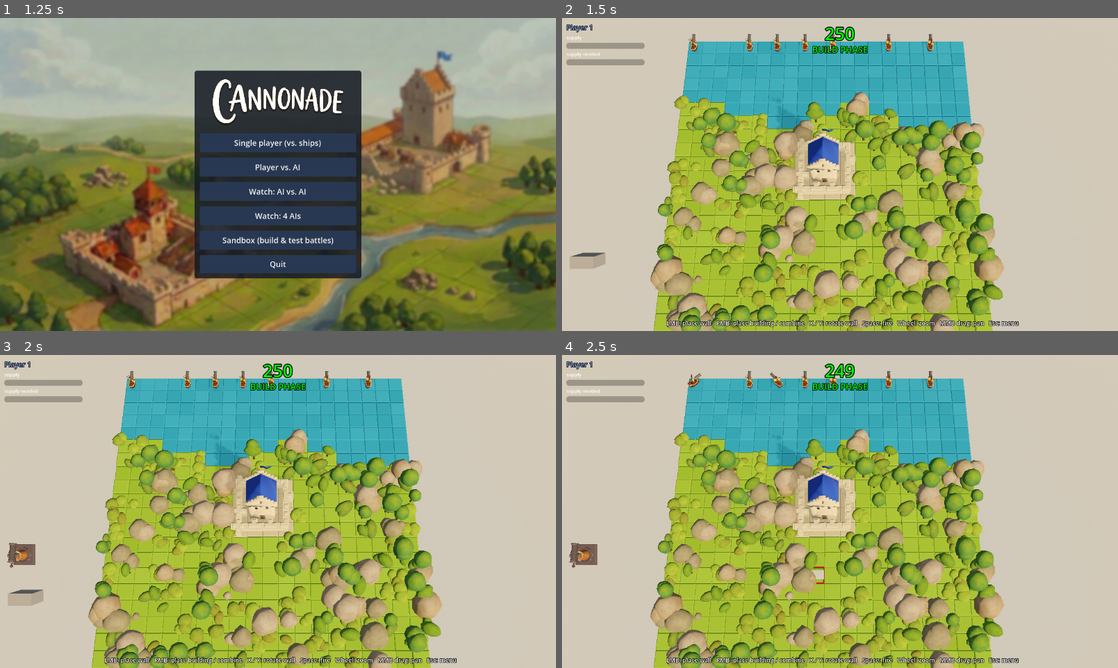
Above: before the commit, frames 1-4 (two rows, left to right).
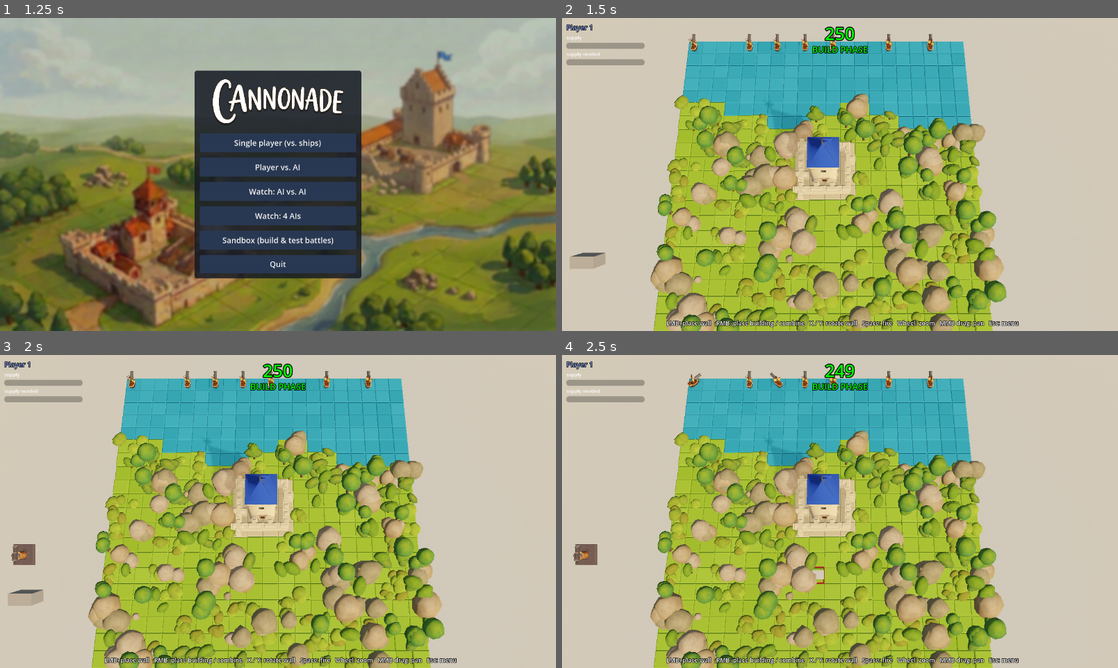
Above: after the commit, the same moments.

Repository: sebastianrueckerai/cannonade
Game: Godot game, scene res://scenes/splash.tscn
Two runs of this game, one before a commit and one after it. Both use one fixed random seed, a clock stepped at 60 frames per second and the inputs below.
Inputs (mouse positions are in pixels of both pictures, inside the frame that each line leads up to):
- Up to frame 1 (1.25 s): tap Enter at 0.5 s; move the mouse to (400, 158) at 0.52 s; right-click (400, 158) at 0.6 s; click (400, 158) at 0.67 s
- Up to frame 2 (1.5 s): click "Single player (vs. ships)" at 1.25 s
- Up to frame 3 (2 s): no input
- Up to frame 4 (2.5 s): tap Space (fire) at 2 s; drag from (728, 527) to (812, 574) at 2.02 s

Frame 1 is identical in both runs. In frame 2, 8.4% of the frame differs, in the area x 17-80%, y 23-100%; in frame 3, 8.6%, in the area x 1-80%, y 23-100%; in frame 4, 8.6%.

Commit message:
Session 12: the mortar, the flak and the big depots in the art layer, every gun inside its square
New models: cannon22b (the mortar), flak22, supply22 and supply33 in three looks each, cluster_bomb
and cluster_shard. The small, heavy and siege guns are rebuilt to stay inside their plates at every
turn and tilt (D61). data/buildings/supply33.tres adds the 3x3 depot, 16 supply, no recipe yet.

Art.gd: the flak's guns anchor takes the part's rest orientation, because Flak.gd aims it by its
whole basis. A placeholder mesh anchor shows again, without its mesh, so the art under it is not
hidden. Cooldown.gd caps the reload ring at the plate's edge. shoot_battle.gd widens both forts to
hold the new buildings and gains --align. The bench gets the two new guns.

run_tests.sh: every scene passes except lab, which fails the same way on master.

Co-Authored-By: Claude Opus 5.5 <noreply@anthropic.com>

Diff:
--- /dev/null
+++ b/data/buildings/supply33.tres
@@ -0,0 +1,15 @@
+[gd_resource type="Resource" script_class="BuildingDef" format=3]
+
+[ext_resource type="PackedScene" path="res://prefabs/Supply22.tscn" id="1_model"]
+[ext_resource type="Script" path="res://scripts/data/BuildingDef.gd" id="2_def"]
+
+[resource]
+script = ExtResource("2_def")
+display_name = "Supply depot 3x3"
+model = ExtResource("1_model")
+size = 3
+produces = Dictionary[String, float]({
+"supply": 16.0
+})
+recipe_pattern = PackedStringArray()
+recipe_combine = PackedStringArray()
--- a/scripts/Art.gd
+++ b/scripts/Art.gd
@@ -15,13 +15,18 @@
 ##
 ## A model part whose snake_case name maps to a prefab node in PascalCase (barrel -> Barrel,
 ## projectile_spawn -> ProjectileSpawn) is attached to that node, so pivots and spawn points keep
-## working. A part named plate stays square to the grid while the building turns. Every other mesh of the
+## working. The flak's guns -> Guns, which the game aims by its whole orientation, gives the anchor its rest
+## pose. A part named plate stays square to the grid while the building turns. Every other mesh of the
 ## prefab is hidden. Sizes are checked against the manifest once.
 
 const DIR := "res://assets/art/"
 const SLAB_TOP := 0.1
 const INDICATOR_GAP := 0.15
 const PLATE := preload("res://scripts/ArtPlate.gd")
+## Parts the game turns: an indicator floats above their reach.
+const MOVING := ["barrel", "guns"]
+## Parts the game aims by replacing the anchor's whole basis (Flak.gd): the anchor takes the part's rest orientation.
+const AIMED := ["guns"]
 
 static var errors: Array[String] = []
 static var _theme: Theme
@@ -146,13 +151,15 @@
 	go.add_child(art)
 	art.scale = Vector3(1.0 / go.scale.x, 1.0 / go.scale.y, 1.0 / go.scale.z)
 	art.position = Vector3(0, lift, 0)
-	# Indicators such as the cooldown ring float above the model and above the reach of a raised barrel.
+	# Indicators such as the cooldown ring float above the model and above the reach of a moving part.
 	var top := bounds(art).end.y
-	var barrel := art.find_child("barrel", true, false) as Node3D
-	if barrel != null:
-		var b := bounds(barrel)
+	for name in MOVING:
+		var moving := art.find_child(name, true, false) as Node3D
+		if moving == null:
+			continue
+		var b := bounds(moving)
 		for i in 8:
-			top = maxf(top, _rel(barrel, art).origin.y + b.get_endpoint(i).length())
+			top = maxf(top, _rel(moving, art).origin.y + b.get_endpoint(i).length())
 	top = lift + top * art.scale.y + INDICATOR_GAP
 	for mi in go.get_children():
 		if mi is MeshInstance3D and mi.get_script() != null:
@@ -168,8 +175,14 @@
 		var parent_rel := _rel(target.get_parent(), go)
 		var target_rel := _rel(target, go)
 		target_rel.origin = part_rel.origin
+		if part.name in AIMED:
+			target_rel.basis = Basis(part_rel.basis.get_rotation_quaternion()).scaled(target_rel.basis.get_scale())
 		target.transform = parent_rel.affine_inverse() * target_rel
 		if _has_mesh(part):
+			# A placeholder mesh as the anchor was hidden above, and would hide the art under it.
+			if target is MeshInstance3D and target.get_script() == null:
+				target.mesh = null
+				target.visible = true
 			part.get_parent().remove_child(part)
 			part.owner = null
 			target.add_child(part)
--- a/scripts/components/Cooldown.gd
+++ b/scripts/components/Cooldown.gd
@@ -87,7 +87,9 @@
 		r = maxf(mw.size.x, mw.size.z) * 0.5 + 0.06
 		centre = mw.get_center()
 	if plate != null:
-		top = (plate.global_transform * plate.get_aabb()).end.y
+		var pw := plate.global_transform * plate.get_aabb()
+		top = pw.end.y
+		r = minf(r, pw.size.x * 0.5)  # the ring stays on the plate, inside the gun's square
 	top_level = true
 	global_transform = Transform3D(Basis.IDENTITY.scaled(Vector3(r * 2.0, r * 2.0, 1.0)).rotated(Vector3.RIGHT, -PI / 2),
 		Vector3(centre.x, top + 0.02, centre.z))
--- a/tools/shoot_battle.gd
+++ b/tools/shoot_battle.gd
@@ -1,13 +1,15 @@
 extends Node
-## A sandbox battle between two walled forts that hold every building of the art kit's first batch: the three
-## guns, the base, four supply depots (enough supply for both big guns) and the two blocks. Saves screenshots at
-## the given battle times (needs a display, run it through tools/godot_render.sh).
+## A sandbox battle between two walled forts that hold every building of the art kit: the five guns (small, heavy,
+## mortar, flak, siege), the base, the depots of every size (enough supply for every big gun) and the two blocks.
+## Saves screenshots at the given battle times (needs a display, run it through tools/godot_render.sh).
 ##   tools/godot_render.sh res://tools/shoot_battle.tscn -- --at=4,6 --out=/tmp/battle
 ##   --look=x,z   camera close to that tile, as in tools/screenshot.gd
 ##   --stack      a second storey on the front walls of both forts
 ##   --top=H      with --look: the camera straight down from H metres, to check what sits on the ground
 ##   --reload=K   every gun reloads K times slower, so a screenshot catches a reload in progress
 ##   --seed=N     the map seed, default 1, which draws grass for the open ground
+##   --align      at the first shot, print each gun's mount centre minus its plate centre in metres, the placed
+##                gate of assets-3d.md: under 0.02 on both axes
 
 const SandboxScene = preload("res://scenes/sandbox.tscn")
 const SIZE := 30
@@ -15,6 +17,7 @@
 var sb: Node
 var shots: Array = []
 var out := "user://battle"
+var align := false
 
 
 func _ready() -> void:
@@ -26,6 +29,7 @@
 	for s in str(args.get("at", "5")).split(","):
 		shots.append(float(s))
 	out = args.get("out", out)
+	align = args.has("align")
 	if args.has("artseed"):
 		Art._rng.seed = int(args["artseed"])
 	if args.has("reload"):  # stretch every gun's reload at spawn, so a mid-reload frame exists to shoot
@@ -56,16 +60,17 @@
 		cam.look_at(target)
 
 
-## Walls round x 6..23 and z z0..z0+7, the buildings inside, side 1 mirrored so its guns face side 0.
+## Walls round x 2..27 and z z0..z0+7, the buildings inside, side 1 mirrored so its guns face side 0.
 func _fort(side: int, z0: int) -> Array:
 	var items: Array = []
-	for x in range(6, 24):
+	for x in range(2, 28):
 		for z in range(z0, z0 + 8):
-			if x == 6 or x == 23 or z == z0 or z == z0 + 7:
+			if x == 2 or x == 27 or z == z0 or z == z0 + 7:
 				items.append({"side": side, "id": "wall", "x": x, "z": z, "rot": 0})
 	var inside := [["cannon33a", 8, 2], ["cannon22a", 12, 2], ["cannon", 15, 3], ["base", 17, 2],
 		["supply", 21, 2], ["supply", 22, 2], ["supply", 21, 4], ["supply", 22, 4],
-		["upgrade_a", 15, 5], ["upgrade_b", 13, 5]]
+		["upgrade_a", 15, 5], ["upgrade_b", 13, 5],
+		["supply33", 3, 2], ["cannon22b", 23, 2], ["flak22", 25, 2], ["supply22", 23, 4]]
 	for b in inside:
 		var size: int = Catalog.get_def(b[0]).size
 		var dz: int = b[2] if side == 1 else 6 - b[2] - size + 1
@@ -74,7 +79,7 @@
 
 
 func _stack_row(side: int, z: int) -> void:
-	for x in range(6, 24):
+	for x in range(2, 28):
 		var t = sb.map.tiles[x][z]
 		if not U.alive(t.structure) or not t.isWall:
 			continue
@@ -87,7 +92,21 @@
 	if shots.is_empty() or sb.battle_time() < shots[0]:
 		return
 	var t: float = shots.pop_front()
+	if align:
+		align = false
+		_print_align()
 	await RenderingServer.frame_post_draw
 	get_viewport().get_texture().get_image().save_png("%s_%03d.png" % [out, int(t * 10)])
 	if shots.is_empty():
 		get_tree().quit()
+
+
+func _print_align() -> void:
+	for go in get_tree().get_nodes_in_group("structures"):
+		var plate := go.find_child("plate", true, false) as Node3D
+		var mount := go.find_child("mount", true, false) as Node3D
+		if plate == null or mount == null:
+			continue
+		var d: Vector3 = mount.global_transform * Art.bounds(mount).get_center() - plate.global_transform * Art.bounds(plate).get_center()
+		var s = U.comp(go, "Structure")
+		print("ALIGN %s at %s: mount minus plate x %.3f z %.3f" % [s.def.id if s else go.name, go.global_position, d.x, d.z])
Binary file changed: assets/art/3d/cannon.glb
Binary file changed: assets/art/3d/cannon22a.glb
Binary file added: assets/art/3d/cannon22b.glb
Not shown, added: assets/art/3d/cannon22b.glb.import
Binary file changed: assets/art/3d/cannon33a.glb
Binary file added: assets/art/3d/cluster_bomb.glb
Not shown, added: assets/art/3d/cluster_bomb.glb.import
Binary file added: assets/art/3d/cluster_shard.glb
Not shown, added: assets/art/3d/cluster_shard.glb.import
Binary file added: assets/art/3d/flak22.glb
Not shown, added: assets/art/3d/flak22.glb.import
Binary file added: assets/art/3d/supply22.2.glb
(and 16 more such lines)
